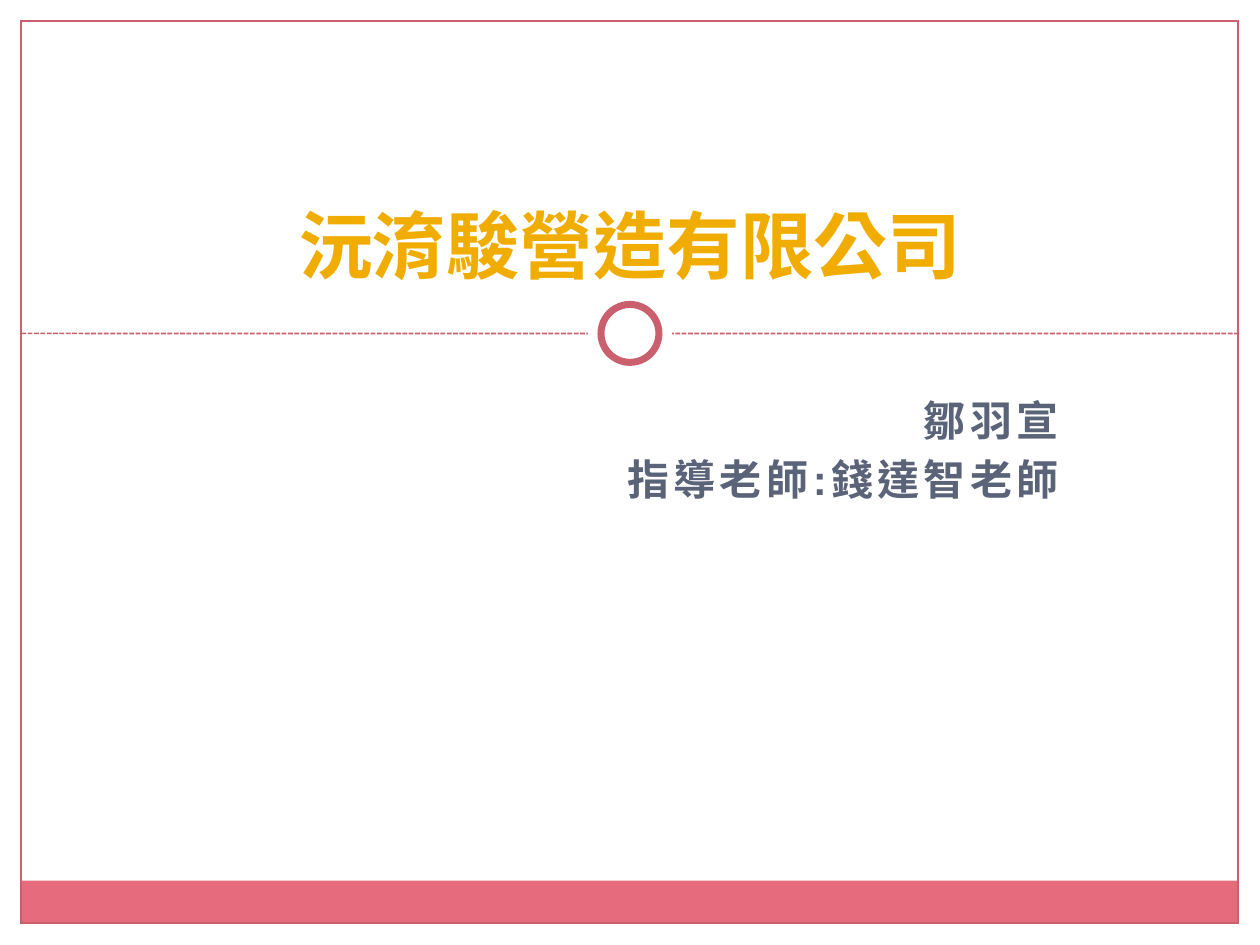
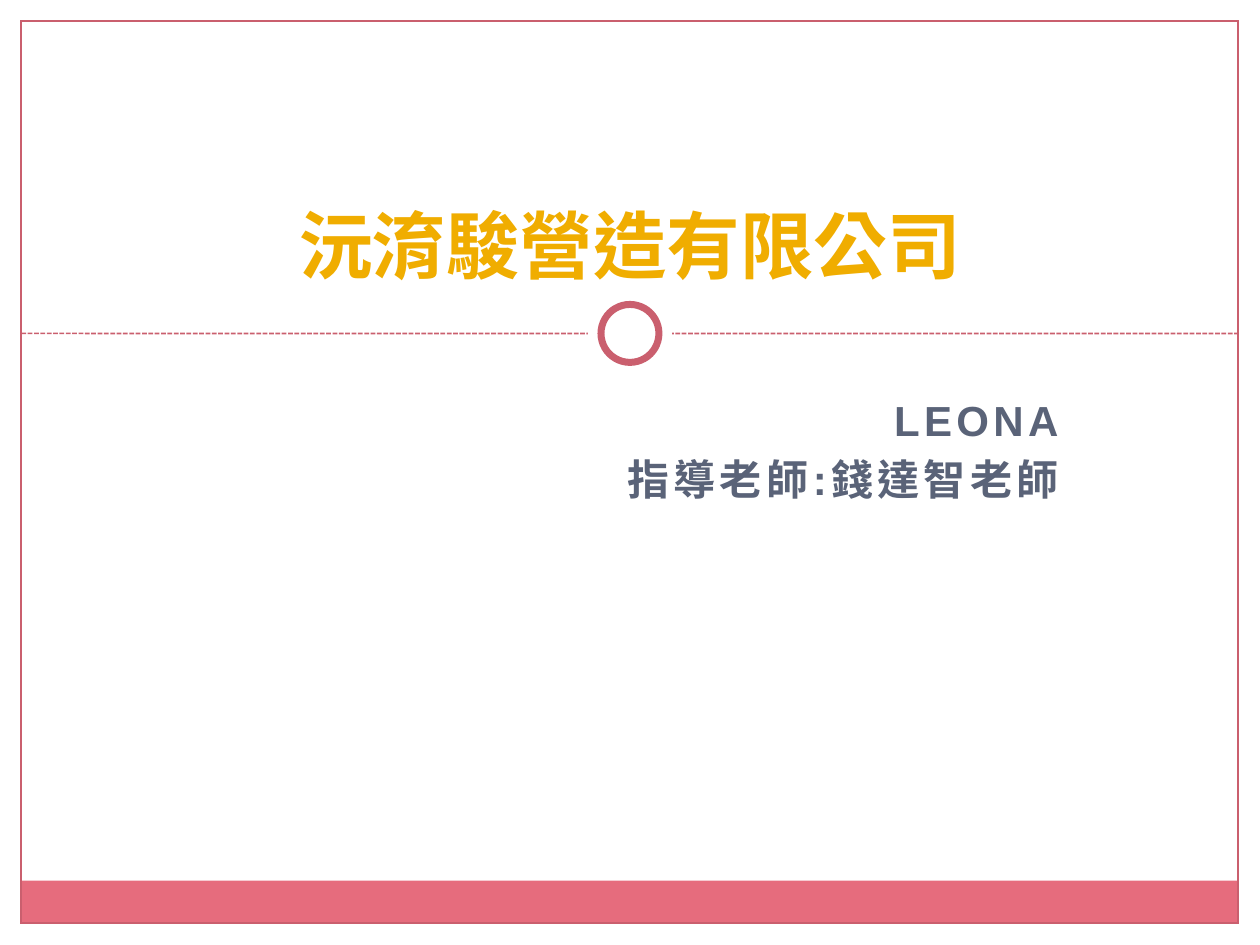
Before and after one commit to tsouleona/gitLab, a slide deck: slide 1 of small_project/data_project/沅淯駿營造有限公司.pptx. Drawn at 1260x945 pixels with LibreOffice and Linux fonts; fonts in the diff are those of the drawing; background and template pictures are left out. Boxes give left, top, right and bottom in pixels: in the first picture for what was removed or moved away, otherwise in the second. Text is boxed around its words. In the diff, an @@ line names an element or a change of style, - is before the commit and + after.

Commit message:
0725

```diff
--- a/small_project/data_project/沅淯駿營造有限公司.pptx
+++ b/small_project/data_project/沅淯駿營造有限公司.pptx
@@ subtitle at (894,406,1058,437): text changed @@
-鄒羽宣
+LEONA
```
Also in this commit, not shown: 1 other slide changed.
